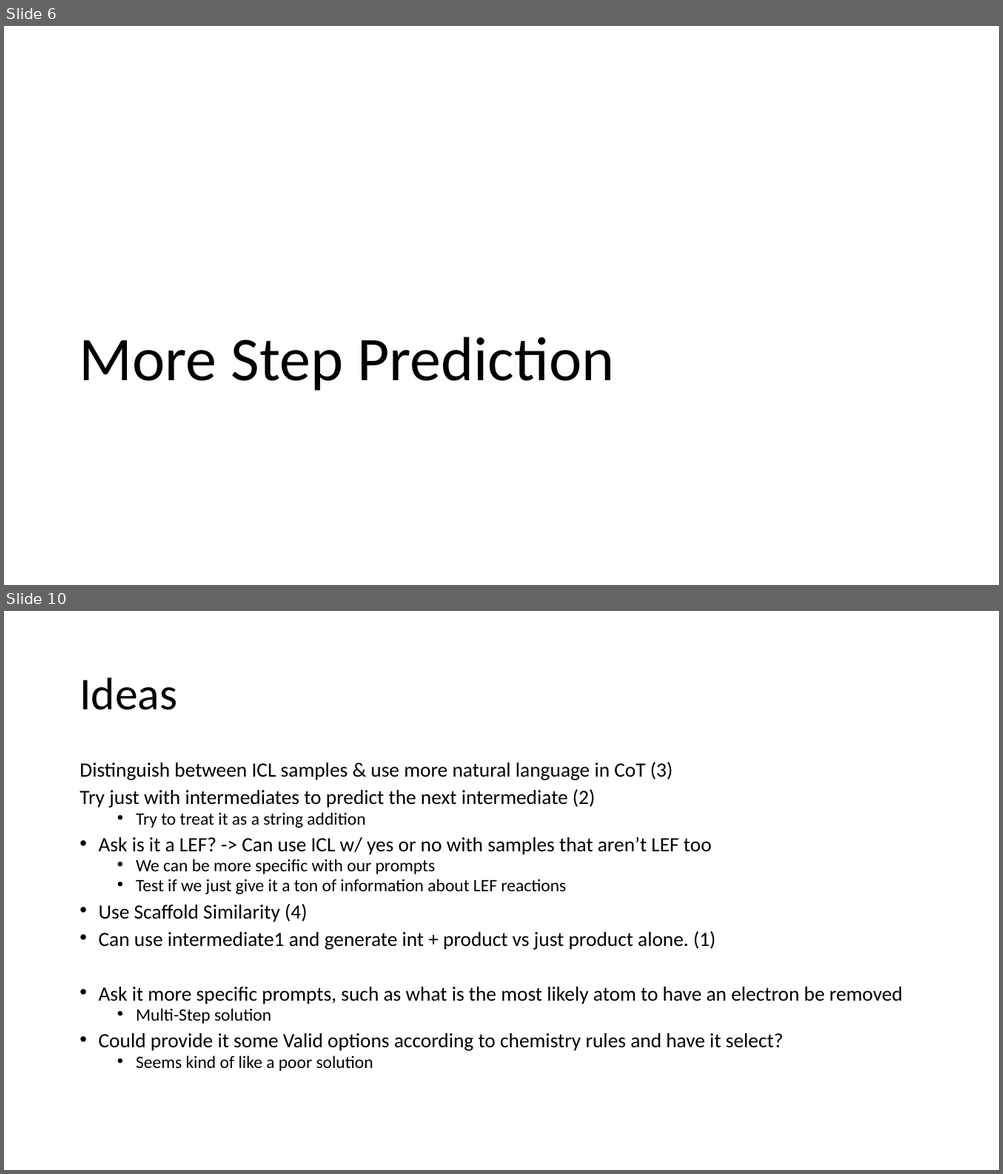
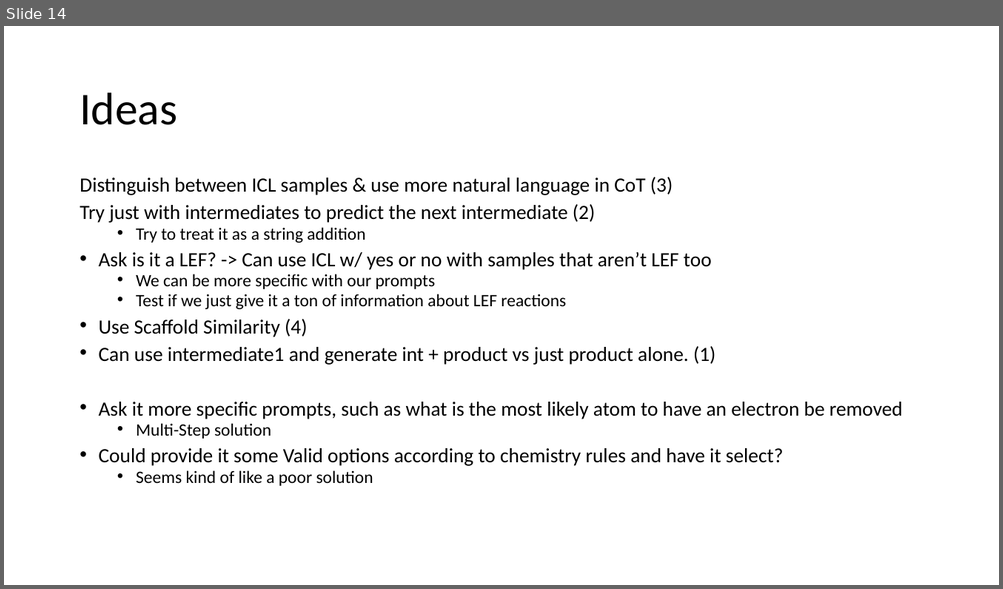
Before and after one commit to JohnDLee/ChemistryPE, a slide deck: pptx/7-21-2023.pptx. Shown one above the other, each under a label of ours: slides 6 and 10 before the commit, slide 14 after it; the slides between them are not shown. The pictures are 1003x1174 and 1003x589 pixels, drawn with LibreOffice and Linux fonts; fonts in the diff are those of the drawing. Boxes give left, top, right and bottom in pixels: in the first picture for what was removed or moved away, otherwise in the second. Text is boxed around its words. In the diff, an @@ line names an element or a change of style, - is before the commit and + after.

```diff
--- a/pptx/7-21-2023.pptx
+++ b/pptx/7-21-2023.pptx
@@ slide 6 removed at (x1=4, y1=26, x2=999, y2=585), background #FFFFFF @@
@@ title removed at (x1=79, y1=337, x2=614, y2=391) @@
-More Step Prediction
@@ what was slide 10 is now slide 14 @@
```
Also in this commit, not shown: 3 slides changed, 9 slides added, 4 other slides removed, 42 other files.
